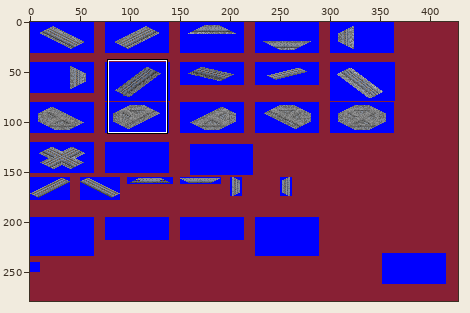
Sprite sheet: grf/TBAI.png. Above: a wide view before the commit, with the close-up outlined.
Close-up. As it was:
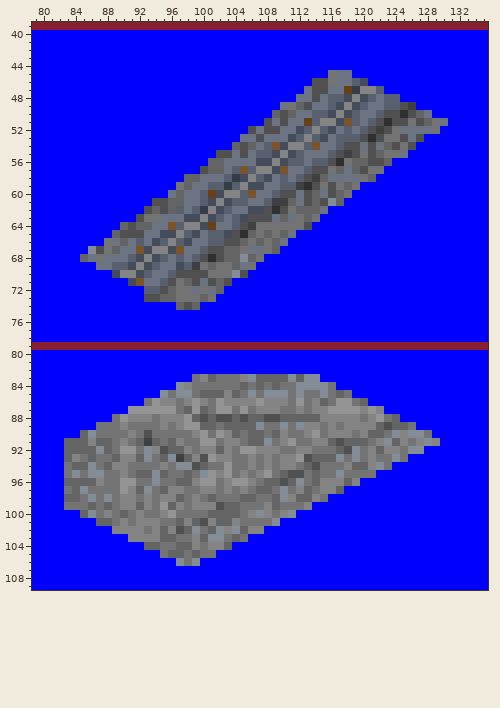
The file is 428x279 pixels. Shown: x 79..135, y 39..109. The commit also changed other parts of the picture, which this record leaves out.
And afterwards:
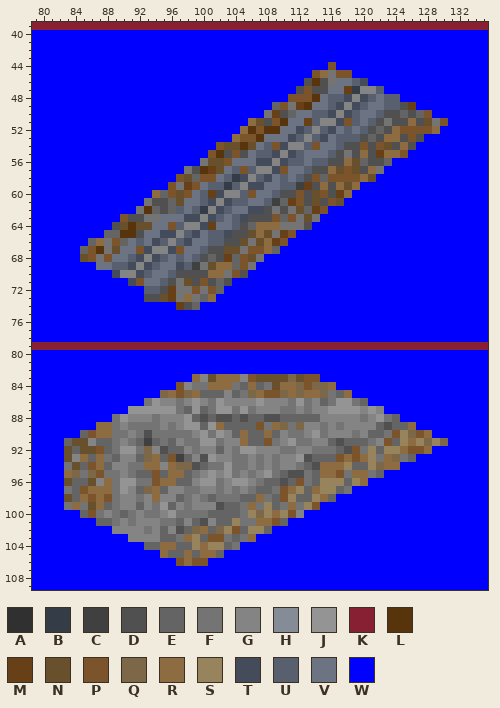
Palette (. is transparent): A #303030  B #343c48  C #404040  D #505050  E #646464  F #747474  G #848484  H #848c98  J #949494  K #882034  L #58340c  M #684018  N #68502c  P #7c542c  Q #7c6848  R #8c6c40  S #98845c  T #444c5c  U #586070  V #6c7484  W #0000ff
The exact change:
Changed rows in their new state; - is an unchanged pixel.
first column x 85:
 44 -------------------------------P--------------
 45 -----------------------------PR-PP------------
 46 ----------------------------DL----------------
 47 ---------------------------DP-----------------
 48 --------------------------PPPL----------------
 49 ------------------------EP-ML------------M----
 50 -----------------------FM---------------E--P--
 51 ---------------------RN-PL------------F--R-N-P
 52 --------------------RLPLL------------E-RPPPPR-
 53 -------------------RPPL-------------E-RR-P----
 54 -----------------PNNLN-------------P-PN-R-----
 55 ----------------PL-P-------------F-R-MRRP-----
 56 ---------------FNNP-------------DRN-----------
 57 -------------FDLMN-------------RNPN-R---------
 58 ------------PN-PP------------P-PPPPRN---------
 59 -----------P-MP-------------M-R-RNR-----------
 60 ---------REPNP-------------P-NP-MR------------
 61 --------F---N------------EMP-N-PN-------------
 62 -------FL---------------F--N-MP---------------
 63 -----PD-----------------P-P-N-----------------
 64 ----DNLNN------------ERRR---------------------
 65 ---E-LL-------------DNRN-MP-------------------
 66 -ER-P---------------N-NRMP--------------------
 67 EPL-N-------------NN-PPR----------------------
 68 NP-P------------E-M-PN------------------------
 69 ----------------NRR-P-------------------------
 70 ----------------RR-P--------------------------
 71 -------------N-P------------------------------
 72 -----------M--P-P-----------------------------
 73 ----------NM-R--R-----------------------------
 74 ------------M---------------------------------
first column x 95:
 83 ----R-NRRR-PNNNNQNPP----
 84 --P---RRR--R--NRRQPQQR--
 85 QRPQR------QRPPQRQRRQ--R
first column x 83:
 89 ----RR------------JR----P-RQ-Q-------------R----
 90 ---PRR----------------R--R---------------PSQPR--
 91 -NN-------------------R--P--------------P-SRSQSQ
 92 N-NNP-----Q-------------------------P-S-SSRPPR--
 93 N-R-R-----QR-P--------------------PRPRS-RQ-E----
 94 -N-PR-----RR-RQQ----------------RRRS--SQRR------
 95 RQ-QP------P-RR--G--------------RRP-RR-E--------
 96 N--N-R-----PRR---------------P--SSS-SR----------
 97 --PRRR----QR---------------PRS-RSS-F------------
 98 N-RPRP-----R------------R--PS--SRE--------------
 99 -R-NR------------------R-S--R-SP----------------
100 ---P-------------------SQSRSPG------------------
101 ---------------------S--RRPE--------------------
102 ----------------QR-QSP-SSE----------------------
103 ---------------RS-PP---R------------------------
104 ------------RR--SRSS-F--------------------------
105 ------------R--R-RRE----------------------------
106 --------------PRPP------------------------------
